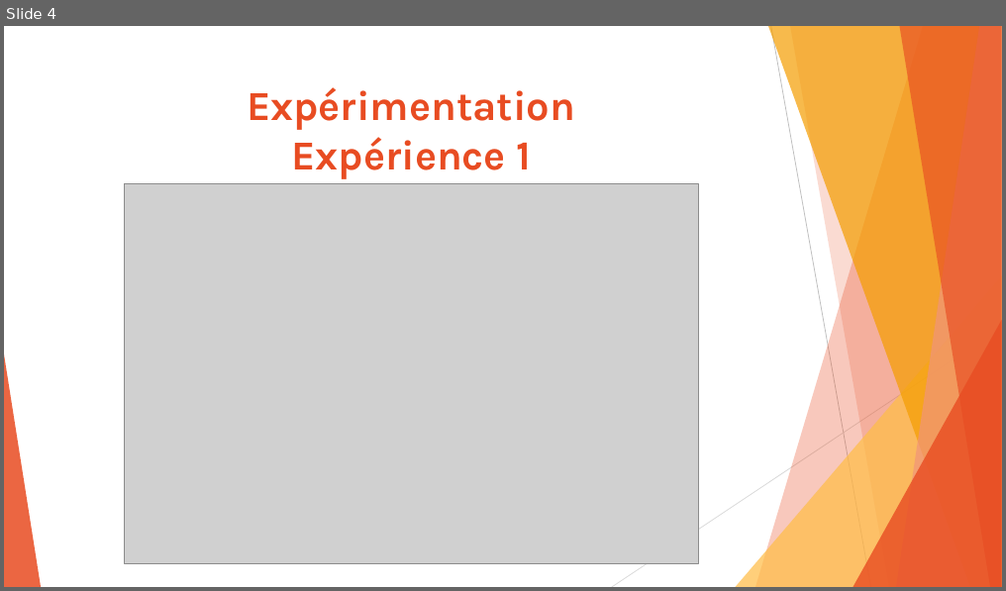
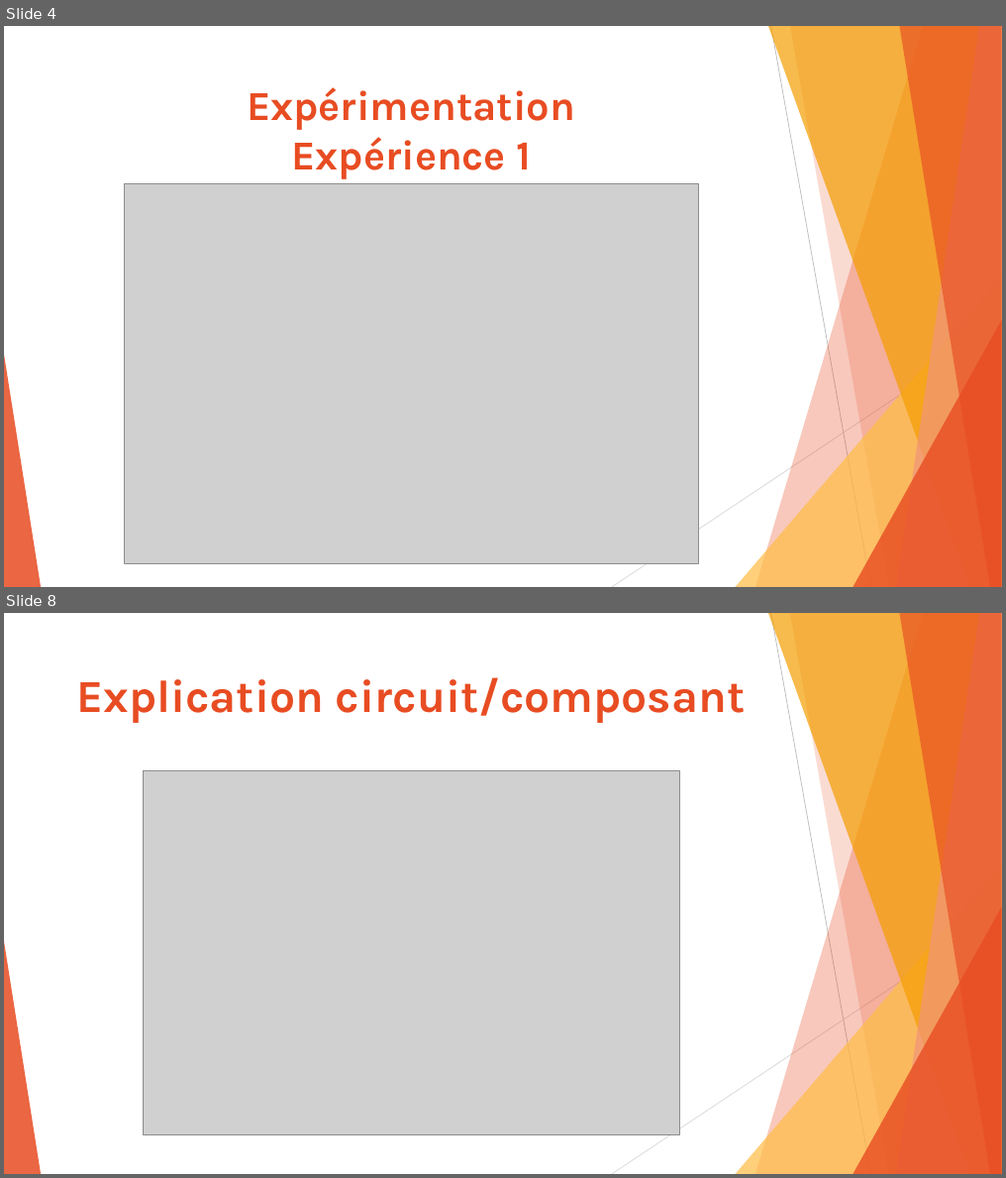
Before and after one commit to Akitoshi02/MyLifeIsPatate, a slide deck: Rapport-PowerPoint-Base de connaissance/Projet SmartPatate.pptx. Shown one above the other, each under a label of ours: slide 4 before the commit, slides 4 and 8 after it; the slides between them are not shown. The pictures are 1006x591 and 1006x1178 pixels, drawn with LibreOffice and Linux fonts; fonts in the diff are those of the drawing; grey boxes stand for pictures. Boxes give left, top, right and bottom in pixels: in the first picture for what was removed or moved away, otherwise in the second. Text is boxed around its words. In the diff, an @@ line names an element or a change of style, - is before the commit and + after.

```diff
--- a/Rapport-PowerPoint-Base de connaissance/Projet SmartPatate.pptx
+++ b/Rapport-PowerPoint-Base de connaissance/Projet SmartPatate.pptx
@@ slide 8 added at [4, 613, 1002, 1174], background #FFFFFF; not listed: 10 template elements that a slide beside it also shows @@
@@ title added at [77, 677, 745, 723], 44 pt, text #E84C22, bold @@
+Explication circuit/composant
@@ picture added at [144, 771, 679, 1136] @@
```
Also in this commit, not shown: 1 slide changed, 4 other slides added, 1 slide removed, 1 other file.
